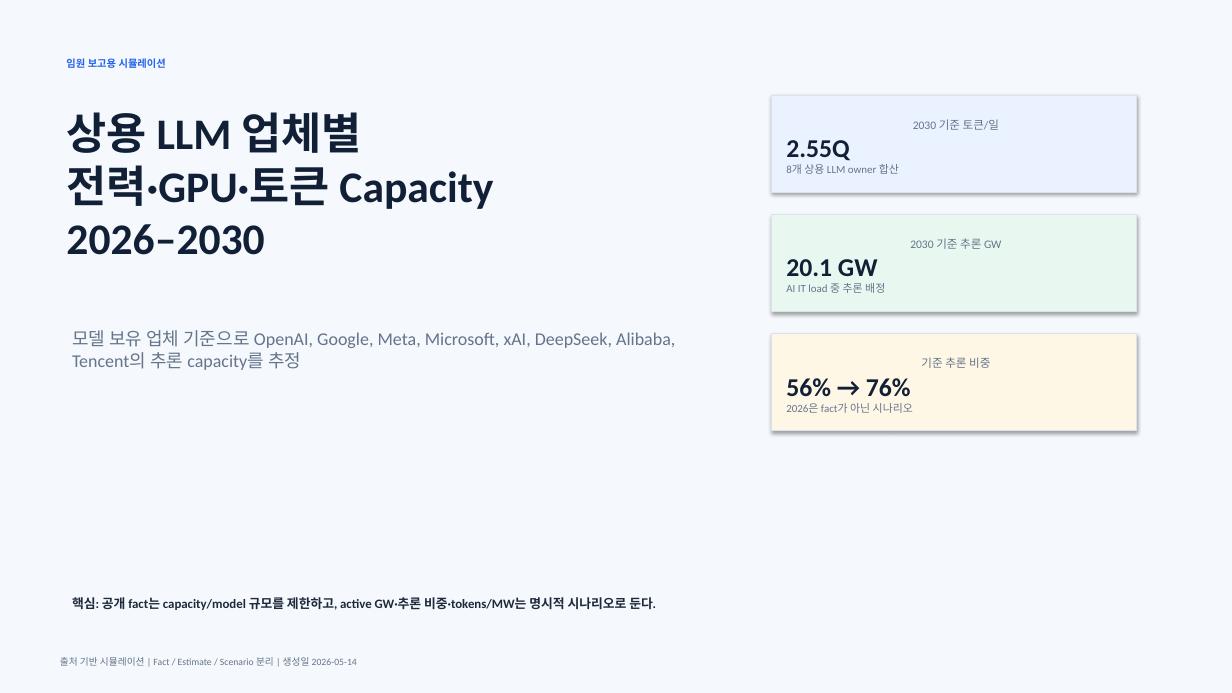
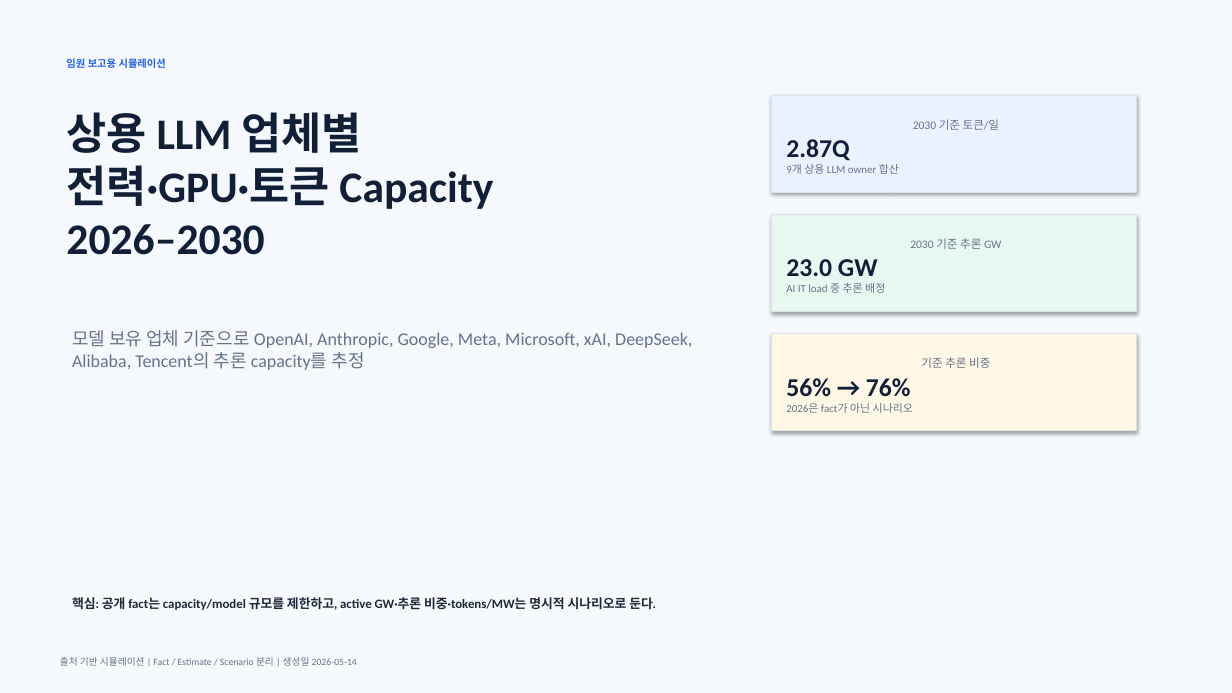
Before and after one commit to abcd00ou/Codex, a slide deck: slide 1 of ai_scm_project/outputs/reports/llm_token_capacity_2026_2030.pptx. Drawn at 1232x693 pixels with LibreOffice and Linux fonts; fonts in the diff are those of the drawing. Boxes give left, top, right and bottom in pixels: in the first picture for what was removed or moved away, otherwise in the second. Text is boxed around its words. In the diff, an @@ line names an element or a change of style, - is before the commit and + after.

Commit message:
Add Anthropic benchmark and hallucination audit

```diff
--- a/ai_scm_project/outputs/reports/llm_token_capacity_2026_2030.pptx
+++ b/ai_scm_project/outputs/reports/llm_token_capacity_2026_2030.pptx
@@ text in rectangle at box(786, 139, 899, 174): text changed @@
-2.55Q
-8개 상용 LLM owner 합산
+2.87Q
+9개 상용 LLM owner 합산
@@ text in rectangle at box(786, 259, 878, 276): text changed @@
-20.1 GW
+23.0 GW
@@ text at box(72, 330, 692, 370): text changed @@
-모델 보유 업체 기준으로 OpenAI, Google, Meta, Microsoft, xAI, DeepSeek, Alibaba, Tencent의 추론 capacity를 추정
+모델 보유 업체 기준으로 OpenAI, Anthropic, Google, Meta, Microsoft, xAI, DeepSeek, Alibaba, Tencent의 추론 capacity를 추정
```
Also in this commit, not shown: 6 other slides changed, 2 slides added, 5 other files.
